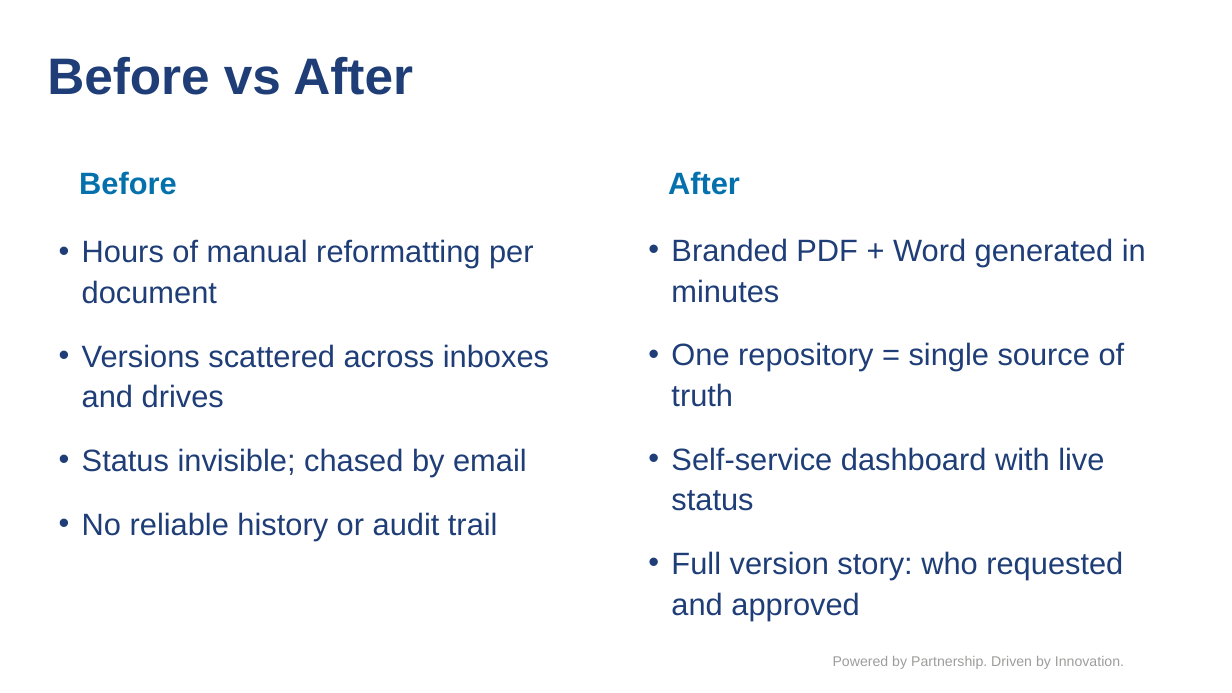
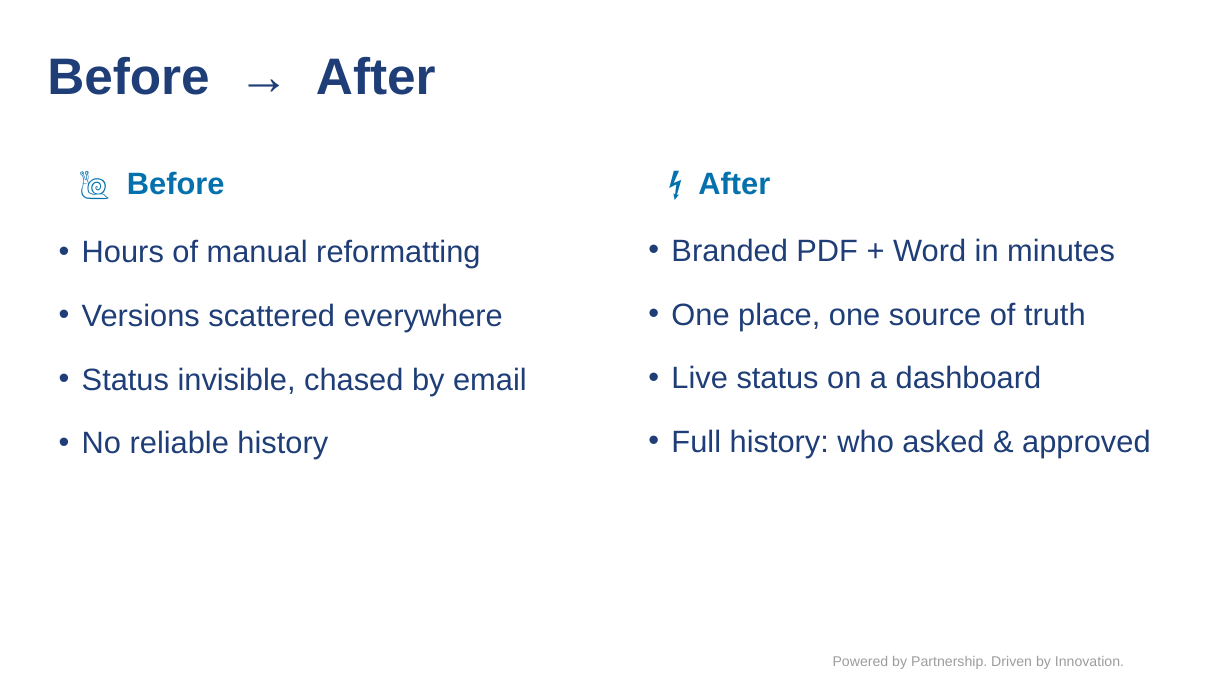
Before and after one commit to Biomar-digital/copmapny-timeline, a slide deck: slide 4 of BioMar_Policy_Library_2026.pptx (slide 6 before the commit). Drawn at 1232x693 pixels with LibreOffice and Linux fonts; fonts in the diff are those of the drawing; background and template pictures are left out. Boxes give left, top, right and bottom in pixels: in the first picture for what was removed or moved away, otherwise in the second. Text is boxed around its words. In the diff, an @@ line names an element or a change of style, - is before the commit and + after.

```diff
--- a/BioMar_Policy_Library_2026.pptx
+++ b/BioMar_Policy_Library_2026.pptx
@@ title at bbox=[47, 57, 436, 95]: text changed @@
-Before vs After
+Before → After
@@ text at bbox=[127, 171, 225, 195]: text changed @@
-Before
+🐌 Before
@@ text at bbox=[698, 171, 770, 195]: text changed @@
-After
+⚡ After
@@ text at bbox=[82, 239, 527, 459]: text changed @@
-• Hours of manual reformatting per document
-• Versions scattered across inboxes and drives
-• Status invisible; chased by email
-• No reliable history or audit trail
+• Hours of manual reformatting
+• Versions scattered everywhere
+• Status invisible, chased by email
+• No reliable history
@@ text at bbox=[671, 238, 1150, 458]: text changed @@
-• Branded PDF + Word generated in minutes
-• One repository = single source of truth
-• Self-service dashboard with live status
-• Full version story: who requested and approved
+• Branded PDF + Word in minutes
+• One place, one source of truth
+• Live status on a dashboard
+• Full history: who asked & approved
```
Also in this commit, not shown: 5 other slides changed, 1 slide added, 6 slides removed.
